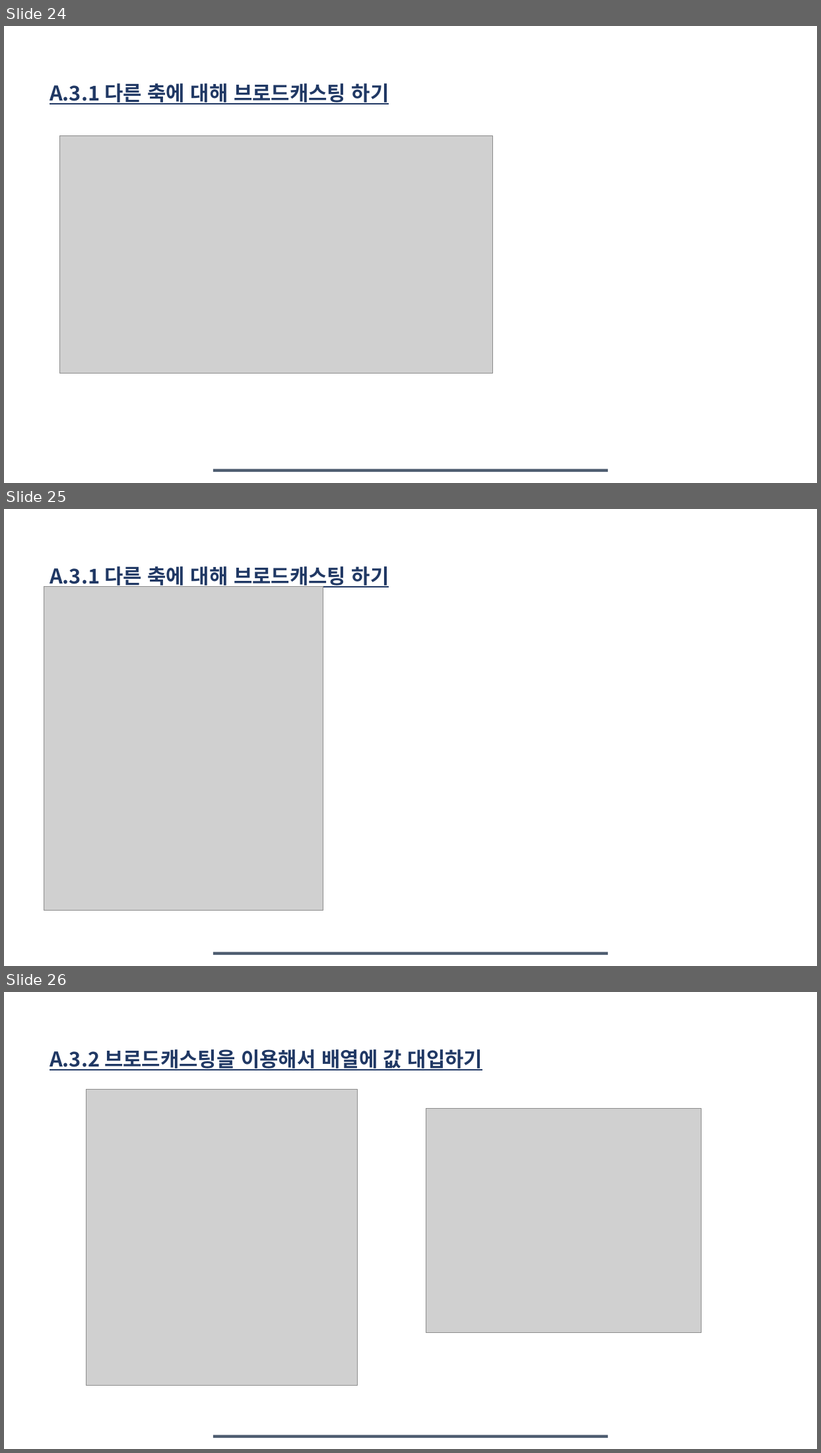
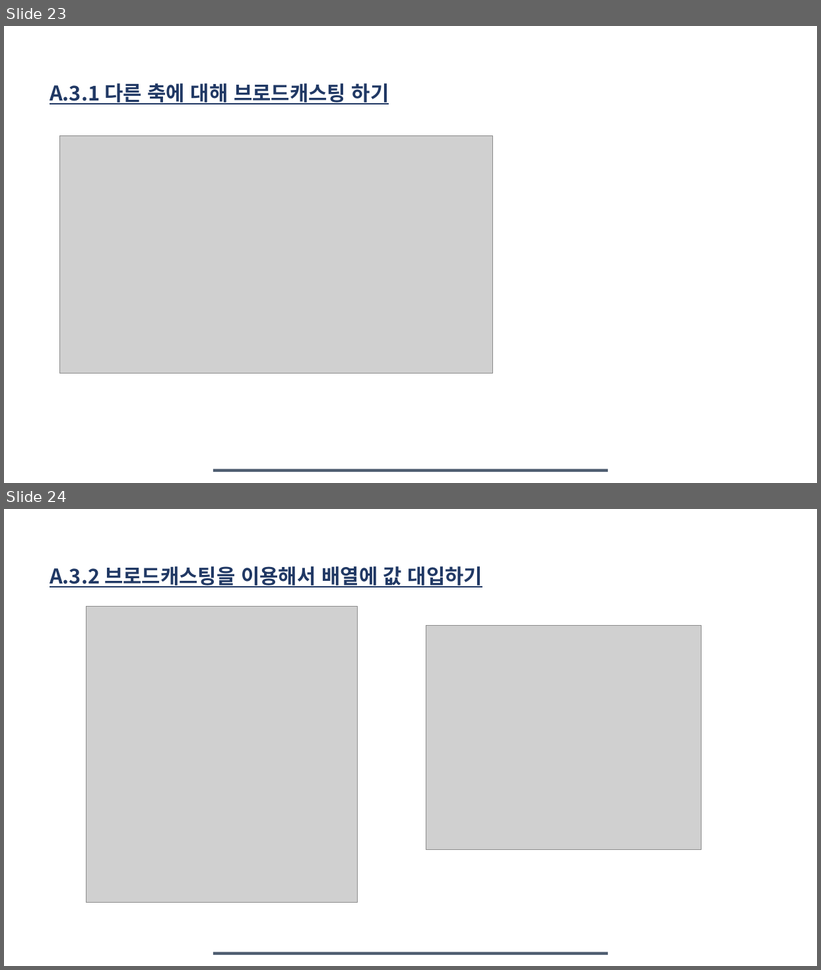
Before and after one commit to young3984/-DA-, a slide deck: 과제/0713/20210713_파이썬기초A.1~A.4_신영민.pptx. Shown one above the other, each under a label of ours: slides 24, 25 and 26 before the commit, slides 23 and 24 after it. The pictures are 821x1453 and 821x970 pixels, drawn with LibreOffice and Linux fonts; fonts in the diff are those of the drawing; grey boxes stand for pictures; background and template pictures are left out. Boxes give left, top, right and bottom in pixels: in the first picture for what was removed or moved away, otherwise in the second. Text is boxed around its words. In the diff, an @@ line names an element or a change of style, - is before the commit and + after.

```diff
--- a/과제/0713/20210713_파이썬기초A.1~A.4_신영민.pptx
+++ b/과제/0713/20210713_파이썬기초A.1~A.4_신영민.pptx
@@ slide 25 removed at box(4, 509, 817, 966), background picture (left out) @@
@@ text removed at box(50, 566, 389, 590) @@
-A.3.1 다른 축에 대해 브로드캐스팅 하기
@@ picture removed at box(44, 587, 323, 911) @@
@@ rectangle removed at box(213, 953, 608, 956) @@
@@ what was slide 24 is now slide 23 @@
@@ what was slide 26 is now slide 24 @@
```
Also in this commit, not shown: 2 slides changed, 3 other slides removed, 9 other files.
